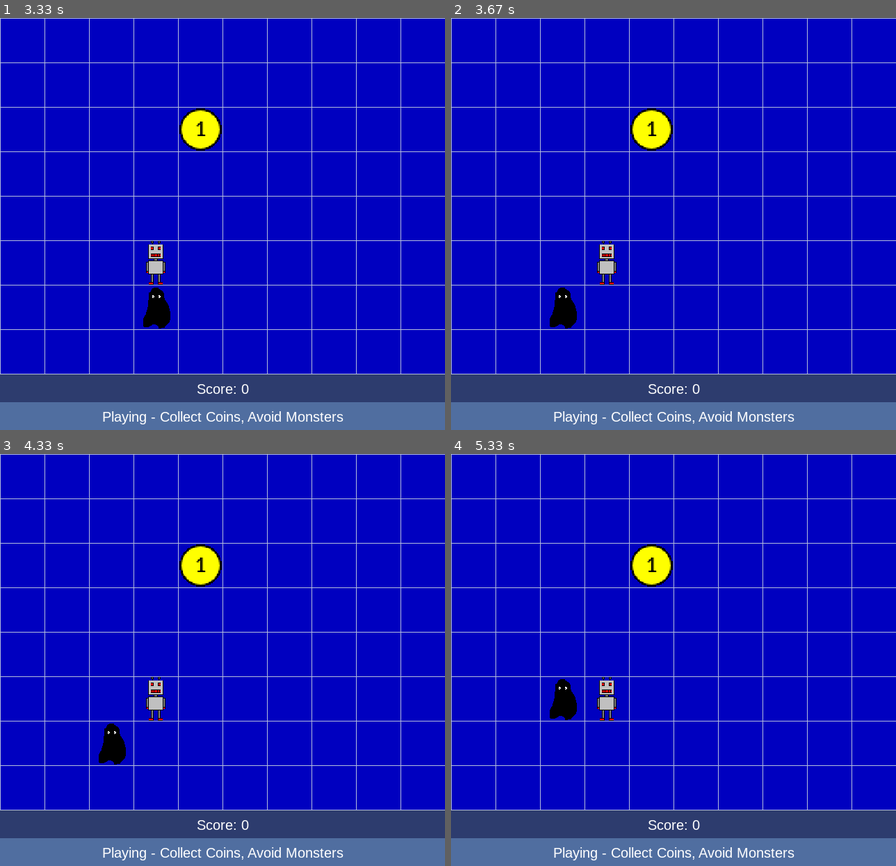
Above: before the commit, frames 1-4 (two rows, left to right).
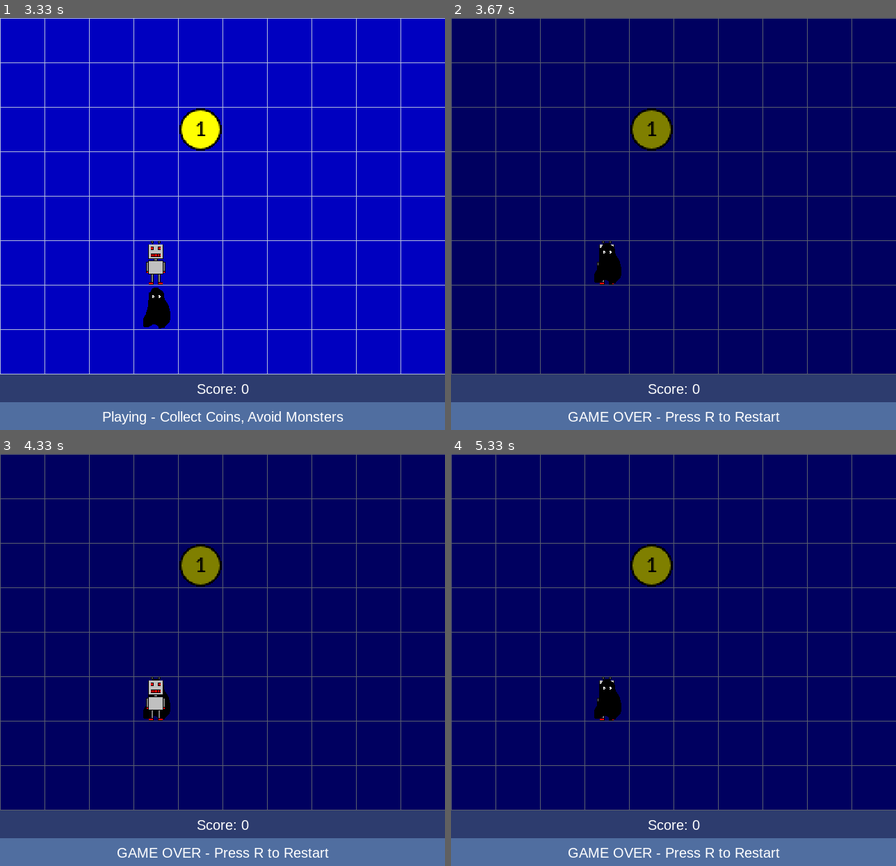
Above: after the commit, the same moments.

Repository: OHiddema/pygame
Game: pygame game, started from src/main.py
Two runs of this game, one before a commit and one after it. Both use one fixed random seed, a clock stepped at 60 frames per second and the inputs below.
Inputs:
- Up to frame 1 (3.33 s): hold Right 0.33-0.8 s; hold Up 0.83-1.13 s; hold Right 1.17-1.63 s; hold Left 1.67-2.2 s; hold Down 2.23-2.53 s; hold Left 2.57-2.97 s; hold Up from 3 s (still down)
- Up to frame 2 (3.67 s): release Up at 3.37 s
- Up to frame 3 (4.33 s): no input
- Up to frame 4 (5.33 s): no input

Frame 1 is identical in both runs. In frame 2, 87% of the frame differs, in the area x 0-100%, y 0-99%; in frame 3, 87%; in frame 4, 87%.

Commit message:
used Position class everywhere

Diff:
--- a/src/entities.py
+++ b/src/entities.py
@@ -24,9 +24,8 @@
     # track if we've already warned about missing images
     warned_missing_images = set()
 
-    def __init__(self, image_path: str, x: int, y: int):
-        self.x = x
-        self.y = y
+    def __init__(self, image_path: str, pos: Position):
+        self.pos = pos
 
         # fallback to colored boxes when image files could not be loaded
         try:
@@ -49,26 +48,24 @@
 
     # draw_CC stands for: draw Centred in Cell
     def draw_CC(self, screen):
-        x = self.x * CELL_SIZE + (CELL_SIZE - self.image.get_width()) // 2
-        y = self.y * CELL_SIZE + (CELL_SIZE - self.image.get_height()) // 2
+        x = self.pos.x * CELL_SIZE + (CELL_SIZE - self.image.get_width()) // 2
+        y = self.pos.y * CELL_SIZE + (CELL_SIZE - self.image.get_height()) // 2
         screen.blit(self.image, (x, y))
 
 
 class Robot(Entity):
     filename = "robot.png"
 
-    def __init__(self, x=0, y=0):
-        super().__init__(self.filename, x, y)
+    def __init__(self, pos = (0,0)):
+        super().__init__(self.filename, pos)
         self.made_first_move = False
 
     # return True if the robot made a move AND it was its first move, otherwise return False
-    def move(self, dx, dy) -> bool:
+    def move(self, delta: Position) -> bool:
         # Apply move only if within grid
-        new_x = self.x + dx
-        new_y = self.y + dy
-        if 0 <= new_x < COLS and 0 <= new_y < ROWS:
-            self.x = new_x
-            self.y = new_y
+        new_pos = self.pos + delta
+        if 0 <= new_pos.x < COLS and 0 <= new_pos.y < ROWS:
+            self.pos = new_pos
             # Check if this is the FIRST move
             if not self.made_first_move:
                 self.made_first_move = True
@@ -85,18 +82,19 @@
 class Coin(Entity):
     filename = "coin.png"
 
-    def __init__(self, x=0, y=0):
-        super().__init__(self.filename, x, y)
+    def __init__(self, pos = Position(0,0)):
+        super().__init__(self.filename, pos)
 
 
 class Monster(Entity):
     filename = "monster.png"
 
-    def __init__(self, x=0, y=0):
-        super().__init__(self.filename, x, y)
+    def __init__(self, pos = Position(0,0)):
+        super().__init__(self.filename, pos)
         self.next_move_time = 0.0
 
-    def move_intelligent(self, legal: list[tuple[int, int]], robot_pos: Position):
+    # legal: the actual positions the monster can move to, not the delta's!
+    def move_intelligent(self, legal: list[Position], robot_pos: Position):
         if not legal:  # an empty list evaluates to False
             return
 
@@ -105,27 +103,26 @@
 
         if is_smart:
             # --- INTELLIGENT MOVEMENT ---
-            monster_pos = Position(self.x, self.y)
             best_moves = []
             min_distance = float("inf")
 
-            for dx, dy in legal:
-                candidate = monster_pos + (dx, dy)
+            for delta in legal:
+                candidate = self.pos + delta
                 dist = candidate.distance_to(robot_pos)
 
                 if dist < min_distance:
                     min_distance = dist
-                    best_moves = [(dx, dy)]
+                    best_moves = [delta]
                 elif dist == min_distance:
-                    best_moves.append((dx, dy))
+                    best_moves.append(delta)
 
             # From all the best moves, randomly pick one
-            dx, dy = random.choice(best_moves)
-            new_pos = monster_pos + (dx, dy)
+            delta = random.choice(best_moves)
+            new_pos = self.pos + delta
 
         else:
             # --- RANDOM MOVEMENT ---
-            dx, dy = random.choice(legal)
-            new_pos = Position(self.x, self.y) + (dx, dy)
+            delta = random.choice(legal)
+            new_pos = self.pos + delta
 
-        return (Position(self.x, self.y), new_pos)  # GameState will execute the move!
+        return (self.pos, new_pos)  # GameState will execute the move!
--- a/src/game_state.py
+++ b/src/game_state.py
@@ -17,7 +17,7 @@
     def __init__(self, screen: pygame.Surface):
         self.screen = screen
         self.font = pygame.font.SysFont(FONT_NAME, FONT_SIZE)
-        self._grid_occupied = {}  # (x, y) -> Entity
+        self._grid_occupied: dict[Position, Entity] = {}
 
         self.monster_move_delay = MONSTER_SPEED
         self.pause_time_after_coin_catch = PAUSE_TIME
@@ -80,23 +80,22 @@
     # def _is_occupied(self, x: int, y: int) -> bool:
     #     return (x, y) in self._grid_occupied
 
-    def _place_at(self, x: int, y: int, obj: Entity):
+    def _place_at(self, pos: Position, obj: Entity):
         """Place an object at (x,y) and mark the grid cell as occupied."""
-        obj.x = x
-        obj.y = y
-        self._grid_occupied[(x, y)] = obj
-
-    def _random_free_position(self) -> tuple[int, int]:
+        obj.pos = pos
+        self._grid_occupied[pos] = obj
+
+    def _random_free_position(self) -> Position:
         """Return a uniformly random free grid cell."""
         free_cells = []
         for x in range(COLS):
             for y in range(ROWS):
-                if (x,y) not in self._grid_occupied:
-                # if not self._is_occupied(x, y):
-                    free_cells.append((x, y))
+                pos = Position(x,y)
+                if pos not in self._grid_occupied:
+                    free_cells.append(pos)
 
         if not free_cells:
-            return 0, 0  # should not happen
+            return Position(0, 0)  # should not happen
 
         return random.choice(free_cells)
 
@@ -105,17 +104,17 @@
         self._grid_occupied.clear()
 
         # 1. Robot
-        rx, ry = self._random_free_position()
-        self._place_at(rx, ry, self.robot)
+        pos_robot = self._random_free_position()
+        self._place_at(pos_robot, self.robot)
 
         # 2. Coin
-        cx, cy = self._random_free_position()
-        self._place_at(cx, cy, self.coin)
+        pos_coin = self._random_free_position()
+        self._place_at(pos_coin, self.coin)
 
         # 3. Monsters
         for m in self.monsters:
-            mx, my = self._random_free_position()
-            self._place_at(mx, my, m)
+            pos_m = self._random_free_position()
+            self._place_at(pos_m, m)
 
     def update(self):
         # if self.pause_state is not self.PauseState.NONE:
@@ -235,11 +234,11 @@
 
             if now >= m.next_move_time:
                 legal_moves = self.get_legal_monster_moves(m)
-                move_result = m.move_intelligent(legal_moves, Position(self.robot.x, self.robot.y))
+                move_result = m.move_intelligent(legal_moves, self.robot.pos)
                 if move_result:
                     old_pos, new_pos = move_result
                     self._grid_occupied.pop(old_pos, None)
-                    self._place_at(new_pos.x, new_pos.y, m)
+                    self._place_at(new_pos, m)
 
                 # Schedule next move relative to NOW
                 m.next_move_time = now + self.monster_move_delay
@@ -249,7 +248,7 @@
             self.check_monster_collisions()
 
     def check_coin_collision(self):
-        if (self.robot.x, self.robot.y) == (self.coin.x, self.coin.y):
+        if self.robot.pos == self.coin.pos:
             self.score += 1
             self.robot.reset_first_move_flag()
             self.pause_state = self.PauseState.COIN
@@ -257,35 +256,34 @@
 
     def check_monster_collisions(self):
         for m in self.monsters:
-            if self.robot.x == m.x and self.robot.y == m.y:
+            if self.robot.pos == m.pos:
                 self.pause_state = self.PauseState.MONSTER
                 self.pause_monster = m
                 return
 
-    def robot_move(self, x: int, y: int):
-        if self.robot.move(x, y):
+    def robot_move(self, delta: Position):
+        if self.robot.move(delta):
             self.resync_monsters()
 
-    def get_legal_monster_moves(self, m: Monster) -> list[tuple[int, int]]:
+    def get_legal_monster_moves(self, m: Monster) -> list[Position]:
         """Return list of (dx, dy) that are legal moves."""
         moves = [(-1, 0), (1, 0), (0, -1), (0, 1)]
         legal = []
 
-        for dx, dy in moves:
-            new_x = m.x + dx
-            new_y = m.y + dy
+        for delta in moves:
+            candidate = m.pos + delta
 
             # 1. Stay in grid
-            if not (0 <= new_x < COLS and 0 <= new_y < ROWS):
+            if not (0 <= candidate.x < COLS and 0 <= candidate.y < ROWS):
                 continue
 
             # 2. Get what is there
-            occupant = self._grid_occupied.get((new_x, new_y))
+            occupant = self._grid_occupied.get(candidate)
 
             # 3. Monsters cannot run into each other or occupy the coin position
             if isinstance(occupant, (Monster, Coin)):
                 continue
 
-            legal.append((dx, dy))
+            legal.append(delta)
 
         return legal
--- a/src/main.py
+++ b/src/main.py
@@ -1,6 +1,7 @@
 import pygame
 from settings import *
 from game_state import GameState
+from models import Position
 
 
 def main():
@@ -33,13 +34,13 @@
                 if state.pause_state is state.PauseState.NONE:
                     key = event.key
                     if key == pygame.K_LEFT:
-                        state.robot_move(-1, 0)
+                        state.robot_move(Position(-1, 0))
                     elif key == pygame.K_RIGHT:
-                        state.robot_move(1, 0)
+                        state.robot_move(Position(1, 0))
                     elif key == pygame.K_UP:
-                        state.robot_move(0, -1)
+                        state.robot_move(Position(0, -1))
                     elif key == pygame.K_DOWN:
-                        state.robot_move(0, 1)
+                        state.robot_move(Position(0, 1))
 
         state.update()
         state.draw()
